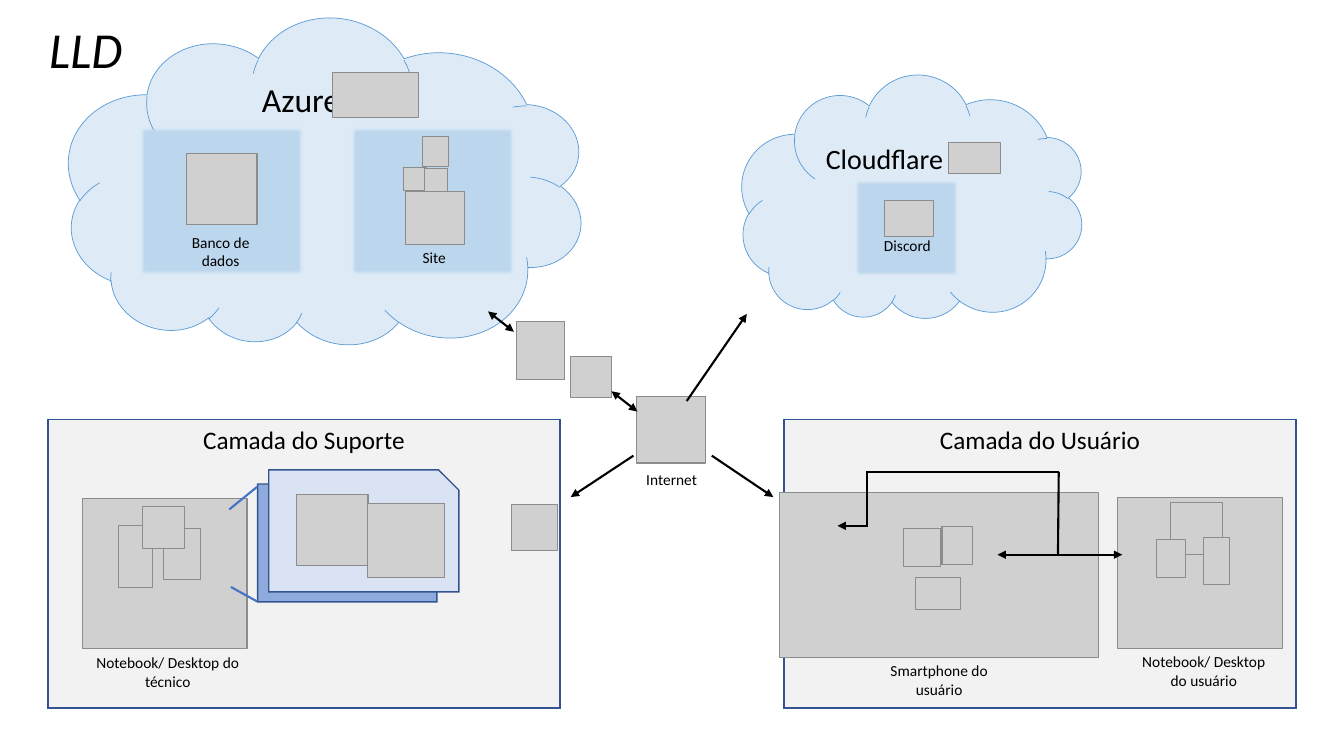
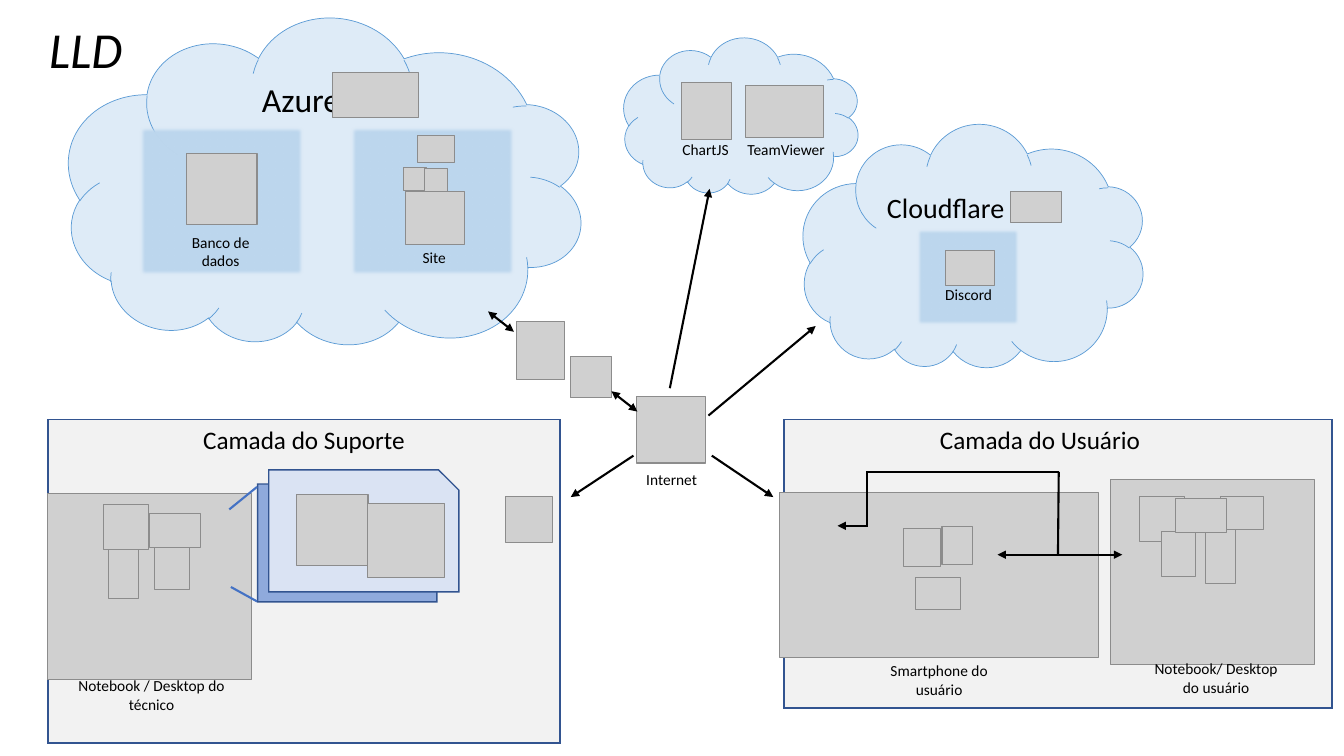
Before and after one commit to BandTec/grupo-05-adsa-20201, a slide deck: slide 1 of Documentação/LLD/LLD.pptx. Drawn at 1344x756 pixels with LibreOffice and Linux fonts; fonts in the diff are those of the drawing; grey boxes stand for pictures; background and template pictures are left out. Boxes give left, top, right and bottom in pixels: in the first picture for what was removed or moved away, otherwise in the second. Text is boxed around its words. In the diff, an @@ line names an element or a change of style, - is before the commit and + after.

```diff
--- a/Documentação/LLD/LLD.pptx
+++ b/Documentação/LLD/LLD.pptx
@@ cloud added at bbox=[614, 23, 869, 213], fill #DEEBF7, outline #5B9BD5 0.5 pt @@
@@ picture: place and size @@
-picture at bbox=[422, 136, 449, 166]
+picture at bbox=[682, 83, 732, 140]
@@ picture added at bbox=[745, 85, 823, 137] @@
@@ 2 pictures, 2 texts, 1 rectangle, 1 cloud: place and size @@
-2 pictures, 2 texts, 1 rectangle, 1 cloud at bbox=[726, 54, 1099, 345]
+2 pictures, 2 texts, 1 rectangle, 1 cloud at bbox=[788, 103, 1160, 395]
@@ picture added at bbox=[417, 135, 455, 163] @@
@@ text added at bbox=[682, 144, 728, 155], 11 pt, text #000000 @@
+ChartJS
@@ text added at bbox=[747, 144, 824, 155], 11 pt, text #000000 @@
+TeamViewer
@@ arrow moved from (687, 401) - (747, 314) to (670, 388) - (710, 189) @@
@@ arrow added from (709, 415) to (816, 326), #000000 1.5 pt @@
@@ rectangle: place and size @@
-rectangle at bbox=[48, 419, 561, 708]
+rectangle at bbox=[48, 419, 561, 743]
@@ rectangle: place and size @@
-rectangle at bbox=[784, 419, 1297, 708]
+rectangle at bbox=[784, 419, 1333, 708]
@@ picture: place and size @@
-picture at bbox=[82, 499, 247, 649]
+picture at bbox=[47, 494, 251, 680]
@@ picture: place and size @@
-picture at bbox=[143, 507, 186, 549]
+picture at bbox=[104, 504, 149, 549]
@@ picture: place and size @@
-picture at bbox=[511, 505, 558, 552]
+picture at bbox=[506, 497, 553, 543]
@@ picture: place and size @@
-picture at bbox=[1118, 498, 1284, 648]
+picture at bbox=[1111, 480, 1315, 665]
@@ picture: place and size @@
-picture at bbox=[1171, 503, 1223, 556]
+picture at bbox=[1139, 497, 1185, 542]
@@ picture added at bbox=[1176, 499, 1226, 533] @@
@@ picture added at bbox=[1221, 497, 1264, 529] @@
@@ picture added at bbox=[149, 513, 200, 547] @@
@@ picture: place and size @@
-picture at bbox=[1157, 539, 1186, 578]
+picture at bbox=[1163, 532, 1196, 578]
@@ picture: place and size @@
-picture at bbox=[1204, 537, 1230, 585]
+picture at bbox=[1206, 529, 1236, 585]
@@ picture: place and size @@
-picture at bbox=[119, 526, 152, 588]
+picture at bbox=[109, 542, 139, 598]
@@ picture: place and size @@
-picture at bbox=[163, 528, 201, 579]
+picture at bbox=[154, 542, 190, 590]
@@ text "Notebook/ Desktop do usuário": place and size @@
-text "Notebook/ Desktop do usuário" at bbox=[1142, 656, 1265, 686]
+text "Notebook/ Desktop do usuário" at bbox=[1155, 663, 1277, 693]
@@ text at bbox=[78, 679, 224, 710]: spaces changed @@
-Notebook/ Desktop do técnico
+Notebook / Desktop do técnico
```
Also in this commit, not shown: 1 slide removed.
